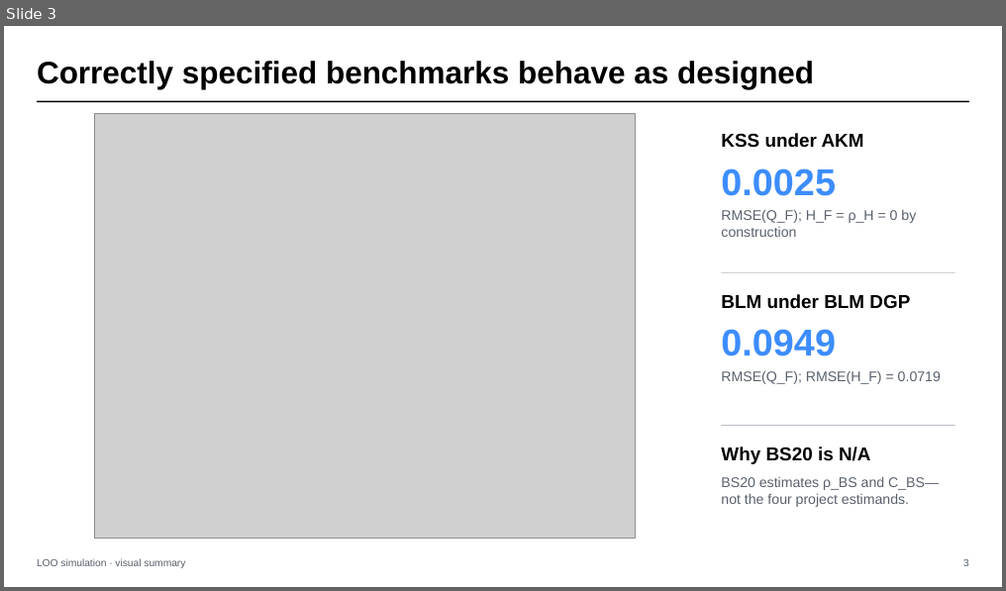
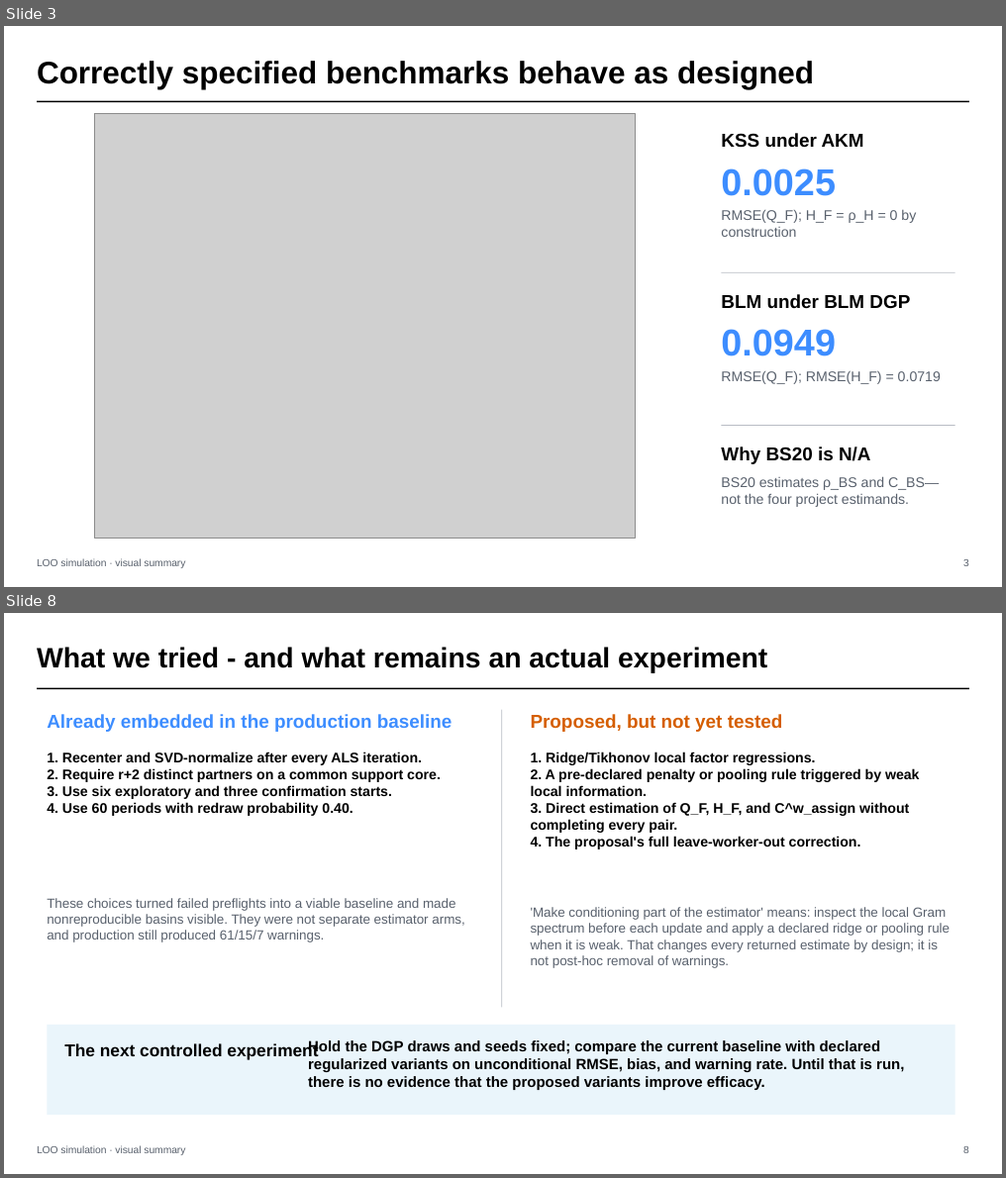
Before and after one commit to michaeljwang6/loo_simulation, a slide deck: work/loo_simulation/output/loo_simulation_visual_summary.pptx. Shown one above the other, each under a label of ours: slide 3 before the commit, slides 3 and 8 after it; the slides between them are not shown. The pictures are 1006x591 and 1006x1178 pixels, drawn with LibreOffice and Linux fonts; fonts in the diff are those of the drawing; grey boxes stand for pictures. Boxes give left, top, right and bottom in pixels: in the first picture for what was removed or moved away, otherwise in the second. Text is boxed around its words. In the diff, an @@ line names an element or a change of style, - is before the commit and + after.

Commit message:
Clarify simulation diagnostics and untested variants

```diff
--- a/work/loo_simulation/output/loo_simulation_visual_summary.pptx
+++ b/work/loo_simulation/output/loo_simulation_visual_summary.pptx
@@ slide 8 added at [4,613,1002,1174], background #FFFFFF @@
@@ text added at [37,647,767,672], 27 pt, text #000000, bold @@
+What we tried - and what remains an actual experiment
@@ rectangle added at [37,688,969,689], fill #000000 @@
@@ text added at [47,714,452,732], 18 pt, text #3D8DFF, bold @@
+Already embedded in the production baseline
@@ rectangle added at [502,710,503,1008], fill #B8BCC4 @@
@@ text added at [531,714,783,732], 18 pt, text #D55E00, bold @@
+Proposed, but not yet tested
@@ text added at [47,752,441,816], 13.5 pt, text #000000, bold @@
+1. Recenter and SVD-normalize after every ALS iteration.
+2. Require r+2 distinct partners on a common support core.
+3. Use six exploratory and three confirmation starts.
+4. Use 60 periods with redraw probability 0.40.
@@ text added at [531,752,920,850], 13.5 pt, text #000000, bold @@
+1. Ridge/Tikhonov local factor regressions.
+2. A pre-declared penalty or pooling rule triggered by weak local information.
+3. Direct estimation of Q_F, H_F, and C^w_assign without completing every pair.
+4. The proposal's full leave-worker-out correction.
@@ text added at [47,898,464,943], 12.8 pt, text #59616D @@
+These choices turned failed preflights into a viable baseline and made nonreproducible basins visible. They were not separate estimator arms, and production still produced 61/15/7 warnings.
@@ text added at [531,907,949,968], 12.8 pt, text #59616D @@
+'Make conditioning part of the estimator' means: inspect the local Gram spectrum before each update and apply a declared ridge or pooling rule when it is weak. That changes every returned estimate by design; it is not post-hoc removal of warnings.
@@ rectangle added at [47,1025,955,1115], fill #EAF5FB @@
@@ text added at [64,1043,318,1060], 16.5 pt, text #000000, bold @@
+The next controlled experiment
@@ text added at [308,1041,904,1090], 14.2 pt, text #000000, bold @@
+Hold the DGP draws and seeds fixed; compare the current baseline with declared regularized variants on unconditional RMSE, bias, and warning rate. Until that is run, there is no evidence that the proposed variants improve efficacy.
@@ text added at [37,1146,185,1156], 9.8 pt, text #59616D @@
+LOO simulation · visual summary
@@ text added at [963,1147,969,1154], 9.8 pt, text #59616D @@
+8
```
Also in this commit, not shown: 3 slides changed, 1 other slide added, 2 slides removed, 2 other files.
